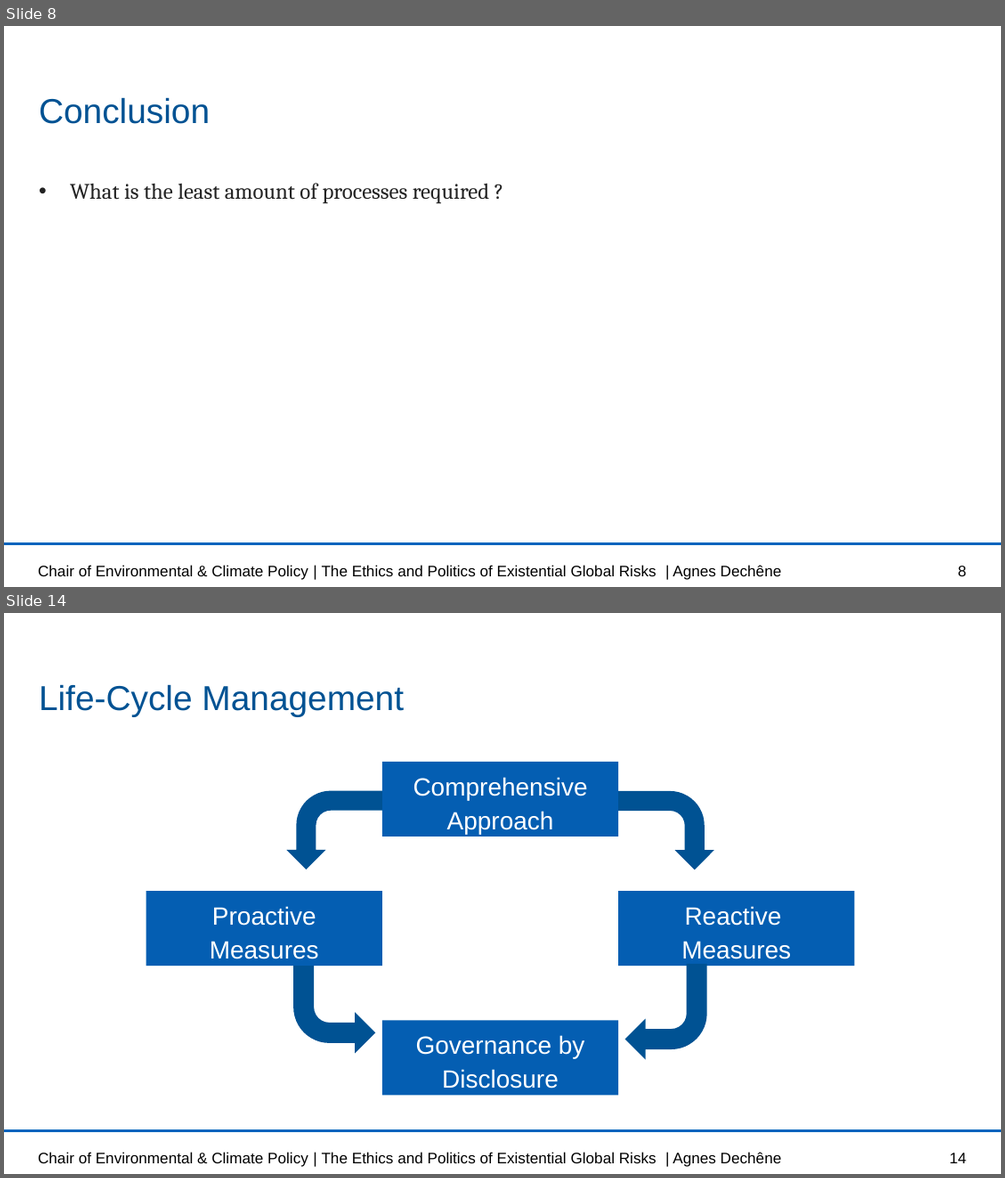
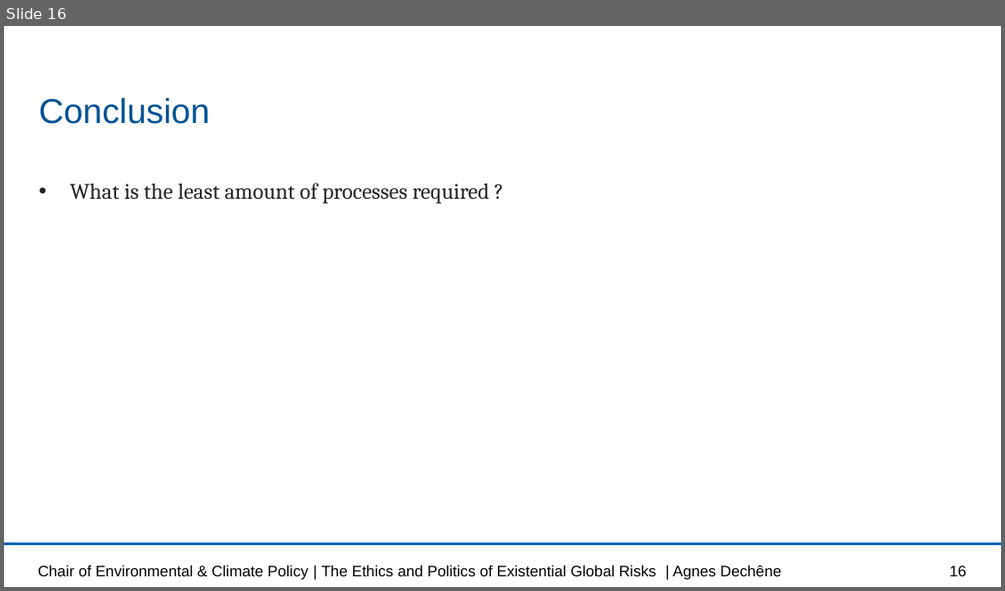
Before and after one commit to lisab00/UncertaintyQuantificationHydrology, a slide deck: MMUQ_task1.pptx. Shown one above the other, each under a label of ours: slides 8 and 14 before the commit, slide 16 after it; the slides between them are not shown. The pictures are 1005x1178 and 1005x591 pixels, drawn with LibreOffice and Linux fonts; fonts in the diff are those of the drawing; background and template pictures are left out. Boxes give left, top, right and bottom in pixels: in the first picture for what was removed or moved away, otherwise in the second. Text is boxed around its words. In the diff, an @@ line names an element or a change of style, - is before the commit and + after.

```diff
--- a/MMUQ_task1.pptx
+++ b/MMUQ_task1.pptx
@@ slide 14 removed at bbox=[4, 613, 1001, 1174], background #FFFFFF; not listed: 1 template element that a slide beside it also shows @@
@@ title removed at bbox=[39, 684, 404, 716] @@
-Life-Cycle Management
@@ rectangle removed at bbox=[381, 762, 618, 836] @@
-Comprehensive Approach
@@ bent arrow removed at bbox=[287, 791, 382, 869] @@
@@ bent arrow removed at bbox=[618, 791, 714, 869] @@
@@ rectangle removed at bbox=[146, 891, 383, 965] @@
-Proactive Measures
@@ rectangle removed at bbox=[618, 891, 854, 965] @@
-Reactive
-Measures
@@ bent arrow removed at bbox=[293, 965, 375, 1054] @@
@@ bent arrow removed at bbox=[625, 964, 707, 1060] @@
@@ rectangle removed at bbox=[381, 1020, 618, 1094] @@
-Governance by Disclosure
@@ text removed at bbox=[38, 1151, 782, 1167] @@
-Chair of Environmental & Climate Policy | The Ethics and Politics of Existential Global Risks | Agnes Dechêne
@@ page number removed at bbox=[949, 1152, 966, 1163] @@
-14
@@ what was slide 8 is now slide 16 @@
@@ page number at bbox=[949, 565, 966, 576]: text changed @@
-8
+16
```
Also in this commit, not shown: 5 slides changed, 4 slides added, 22 other slides removed.
